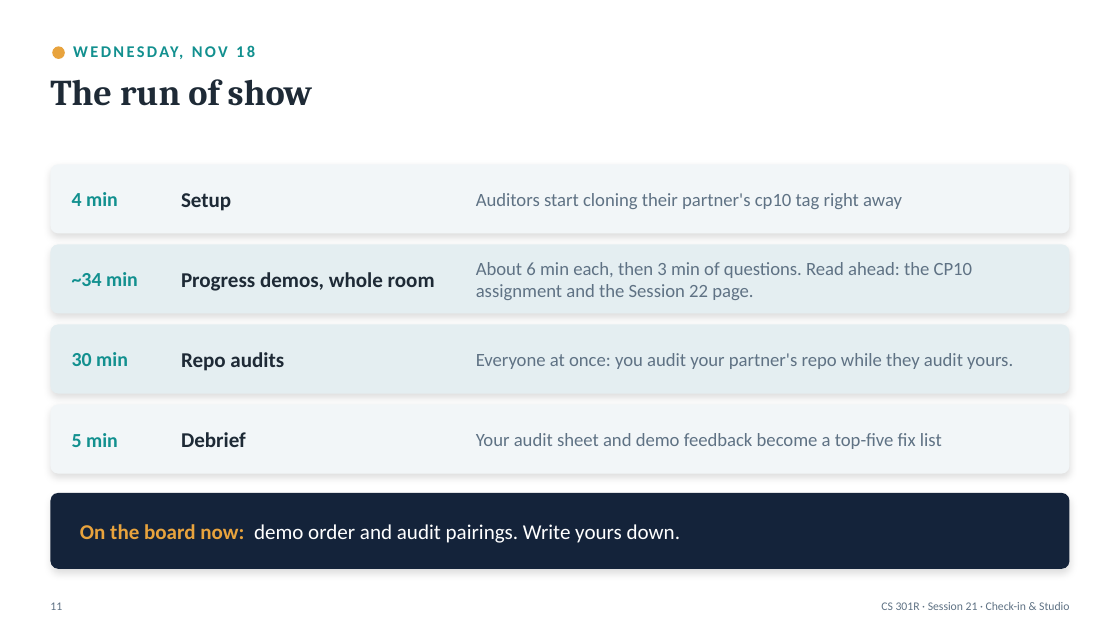
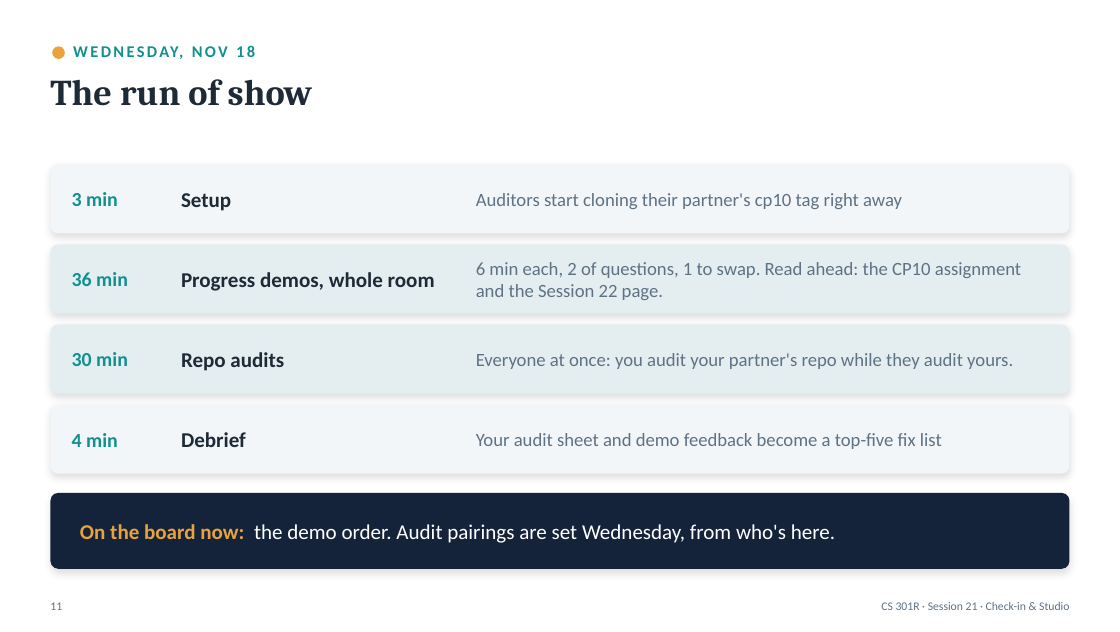
Before and after one commit to BYU-CS-Course-Ops/CS380, a slide deck: slide 11 of canvas_material/lectures/powerpoint/Session21-CheckInStudio.pptx. Drawn at 1120x632 pixels with LibreOffice and Linux fonts; fonts in the diff are those of the drawing. Boxes give left, top, right and bottom in pixels: in the first picture for what was removed or moved away, otherwise in the second. Text is boxed around its words. In the diff, an @@ line names an element or a change of style, - is before the commit and + after.

```diff
--- a/canvas_material/lectures/powerpoint/Session21-CheckInStudio.pptx
+++ b/canvas_material/lectures/powerpoint/Session21-CheckInStudio.pptx
@@ text at (x1=72, y1=192, x2=118, y2=206): text changed @@
-4 min
+3 min
@@ text at (x1=476, y1=262, x2=1021, y2=300): text changed @@
-About 6 min each, then 3 min of questions. Read ahead: the CP10 assignment and the Session 22 page.
+6 min each, 2 of questions, 1 to swap. Read ahead: the CP10 assignment and the Session 22 page.
@@ text at (x1=72, y1=272, x2=128, y2=286): text changed @@
-~34 min
+36 min
@@ text at (x1=72, y1=433, x2=118, y2=447): text changed @@
-5 min
+4 min
@@ text at (x1=80, y1=524, x2=835, y2=543): text changed @@
-On the board now: demo order and audit pairings. Write yours down.
+On the board now: the demo order. Audit pairings are set Wednesday, from who's here.
```
Also in this commit, not shown: 15 other files.
